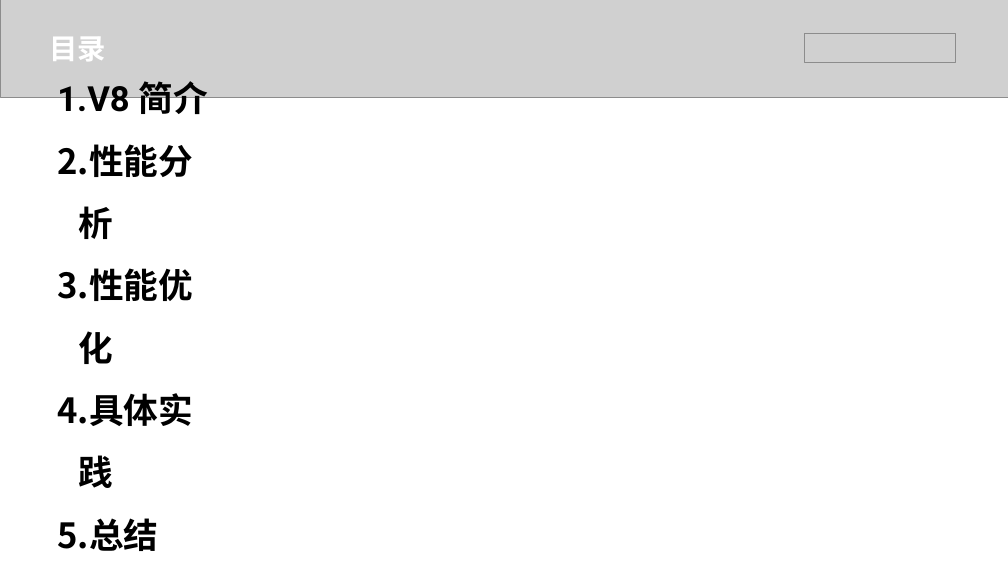
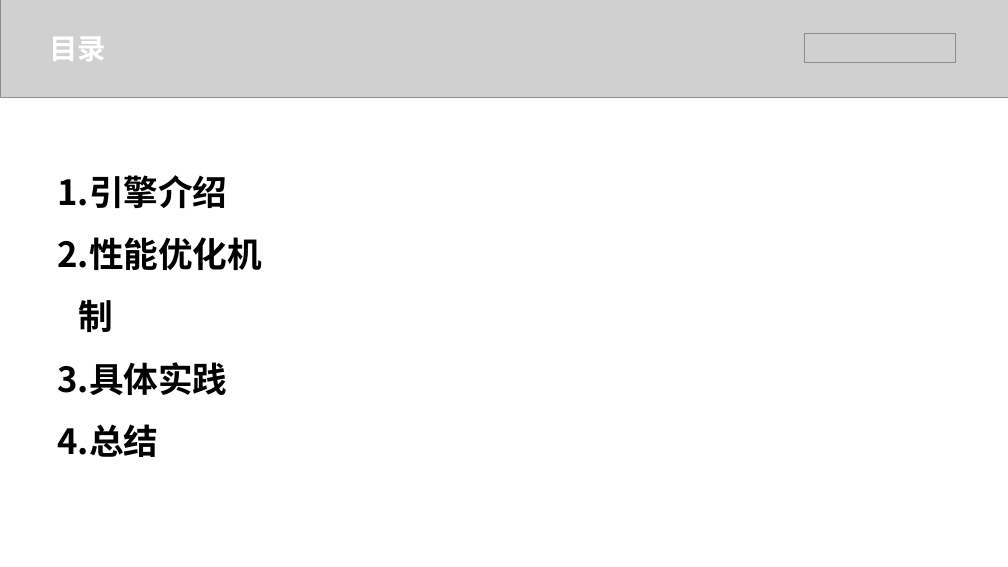
Before and after one commit to hjl19911127/js-performance, a slide deck: slide 2 of 漫谈JS性能.pptx. Drawn at 1008x567 pixels with LibreOffice and Linux fonts; fonts in the diff are those of the drawing; grey boxes stand for pictures. Boxes give left, top, right and bottom in pixels: in the first picture for what was removed or moved away, otherwise in the second. Text is boxed around its words. In the diff, an @@ line names an element or a change of style, - is before the commit and + after.

```diff
--- a/漫谈JS性能.pptx
+++ b/漫谈JS性能.pptx
@@ text "引擎介绍": place and size @@
-text "引擎介绍" at <box>57,81,207,551</box>
+text "引擎介绍" at <box>57,175,262,457</box>
@@ text at <box>57,175,262,332</box>: text changed @@
-1. V8 简介
-2. 性能分析
-3. 性能优化
+1. 引擎介绍
+2. 性能优化机制
```
Also in this commit, not shown: 4 other slides changed, 4 slides added, 2 slides removed, 3 other files.
